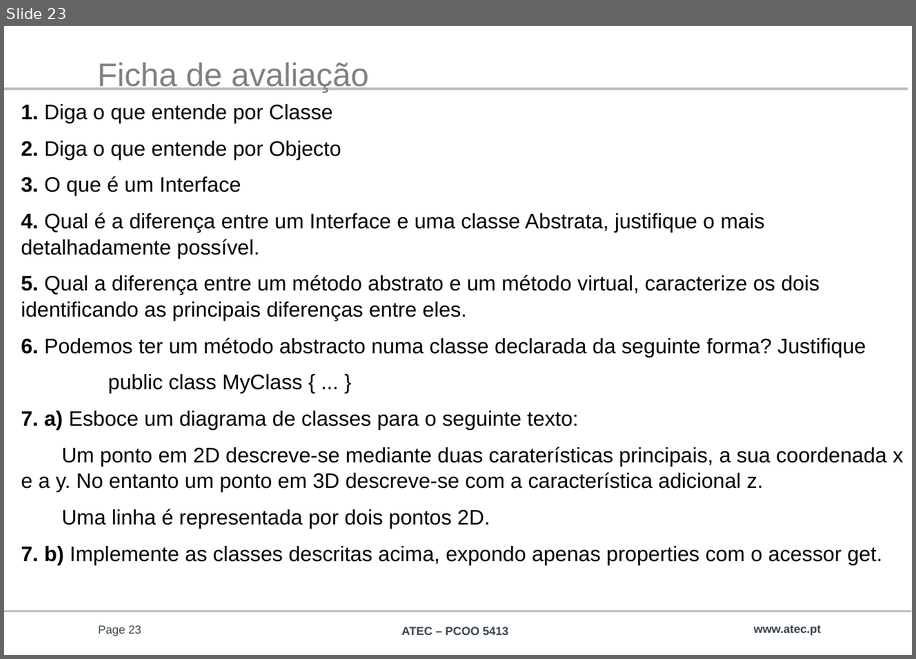
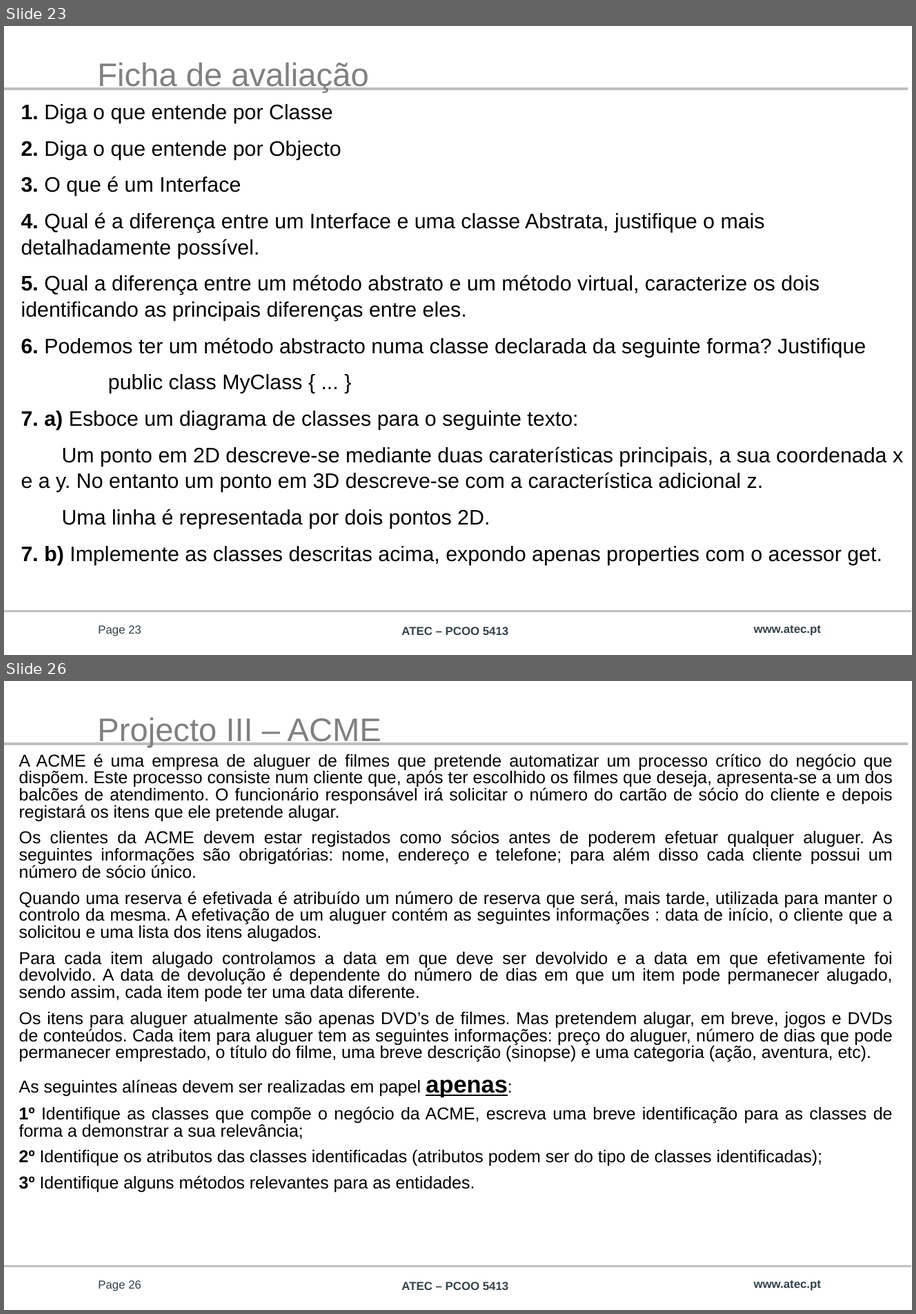
Before and after one commit to atec-avaz/atec, a slide deck: PCOO/PCOO 5413.PPTX. Shown one above the other, each under a label of ours: slide 23 before the commit, slides 23 and 26 after it; the slides between them are not shown. The pictures are 916x659 and 916x1314 pixels, drawn with LibreOffice and Linux fonts; fonts in the diff are those of the drawing; background and template pictures are left out. Boxes give left, top, right and bottom in pixels: in the first picture for what was removed or moved away, otherwise in the second. Text is boxed around its words. In the diff, an @@ line names an element or a change of style, - is before the commit and + after.

```diff
--- a/PCOO/PCOO 5413.PPTX
+++ b/PCOO/PCOO 5413.PPTX
@@ slide 26 added at (4, 681, 912, 1310), background #FFFFFF; not listed: 3 template elements that a slide beside it also shows @@
@@ title added at (97, 718, 381, 747), 28 pt, text #808080 @@
+Projecto III – ACME
@@ text added at (19, 753, 893, 1192), 14.8 pt, text #000000 @@
+A ACME é uma empresa de aluguer de filmes que pretende automatizar um processo crítico do negócio que dispõem. Este processo consiste num cliente que, após ter escolhido os filmes que deseja, apresenta-se a um dos balcões de atendimento. O funcionário responsável irá solicitar o número do cartão de sócio do cliente e depois registará os itens que ele pretende alugar.
+Os clientes da ACME devem estar registados como sócios antes de poderem efetuar qualquer aluguer. As seguintes informações são obrigatórias: nome, endereço e telefone; para além disso cada cliente possui um número de sócio único.
+Quando uma reserva é efetivada é atribuído um número de reserva que será, mais tarde, utilizada para manter o controlo da mesma. A efetivação de um aluguer contém as seguintes informações : data de início, o cliente que a solicitou e uma lista dos itens alugados.
+Para cada item alugado controlamos a data em que deve ser devolvido e a data em que efetivamente foi devolvido. A data de devolução é dependente do número de dias em que um item pode permanecer alugado, sendo assim, cada item pode ter uma data diferente.
+Os itens para aluguer atualmente são apenas DVD’s de filmes. Mas pretendem alugar, em breve, jogos e DVDs de conteúdos. Cada item para aluguer tem as seguintes informações: preço do aluguer, número de dias que pode permanecer emprestado, o título do filme, uma breve descrição (sinopse) e uma categoria (ação, aventura, etc).
+As seguintes alíneas devem ser realizadas em papel apenas:
+1º Identifique as classes que compõe o negócio da ACME, escreva uma breve identificação para as classes de forma a demonstrar a sua relevância;
+2º Identifique os atributos das classes identificadas (atributos podem ser do tipo de classes identificadas);
+3º Identifique alguns métodos relevantes para as entidades.
@@ page number added at (98, 1280, 141, 1291), 10 pt, text #33434C @@
+Page 26
@@ text added at (754, 1280, 821, 1290), 10 pt, text #33434C, bold @@
+www.atec.pt
```
Also in this commit, not shown: 2 slides changed, 2 other slides added.
